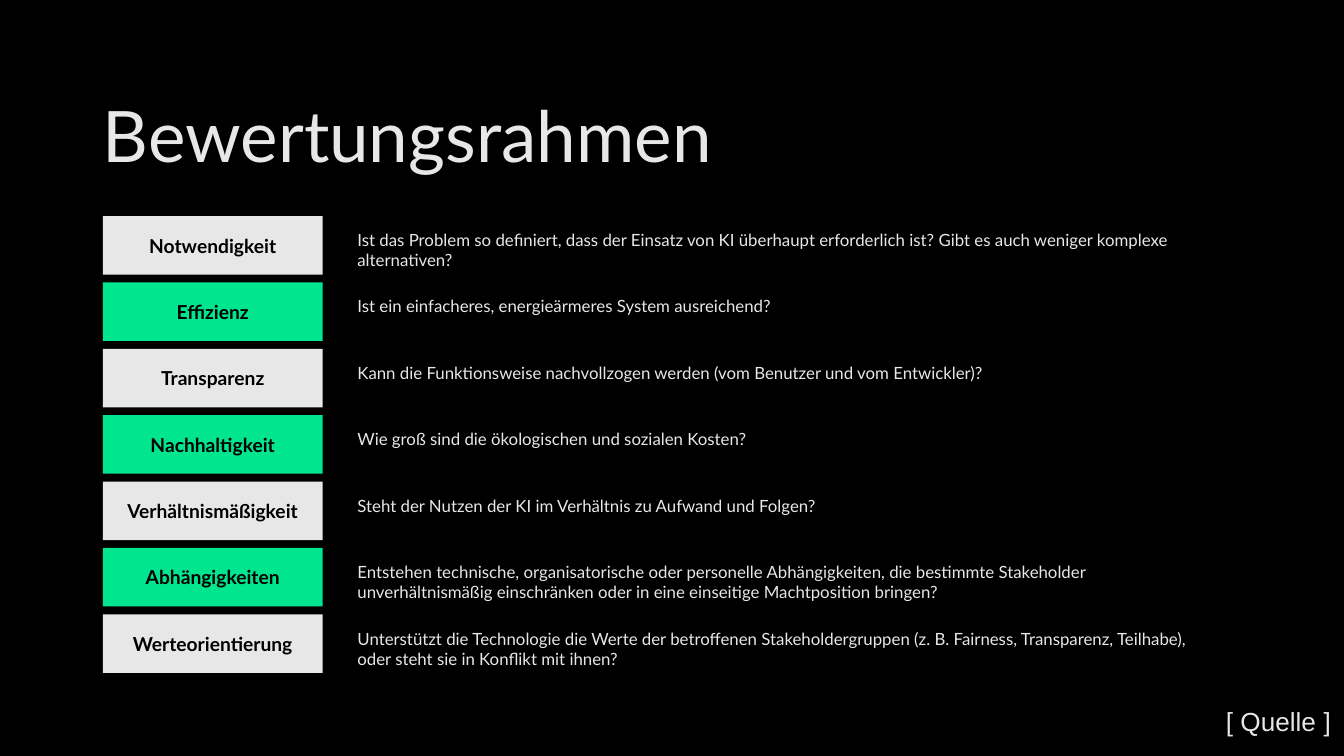
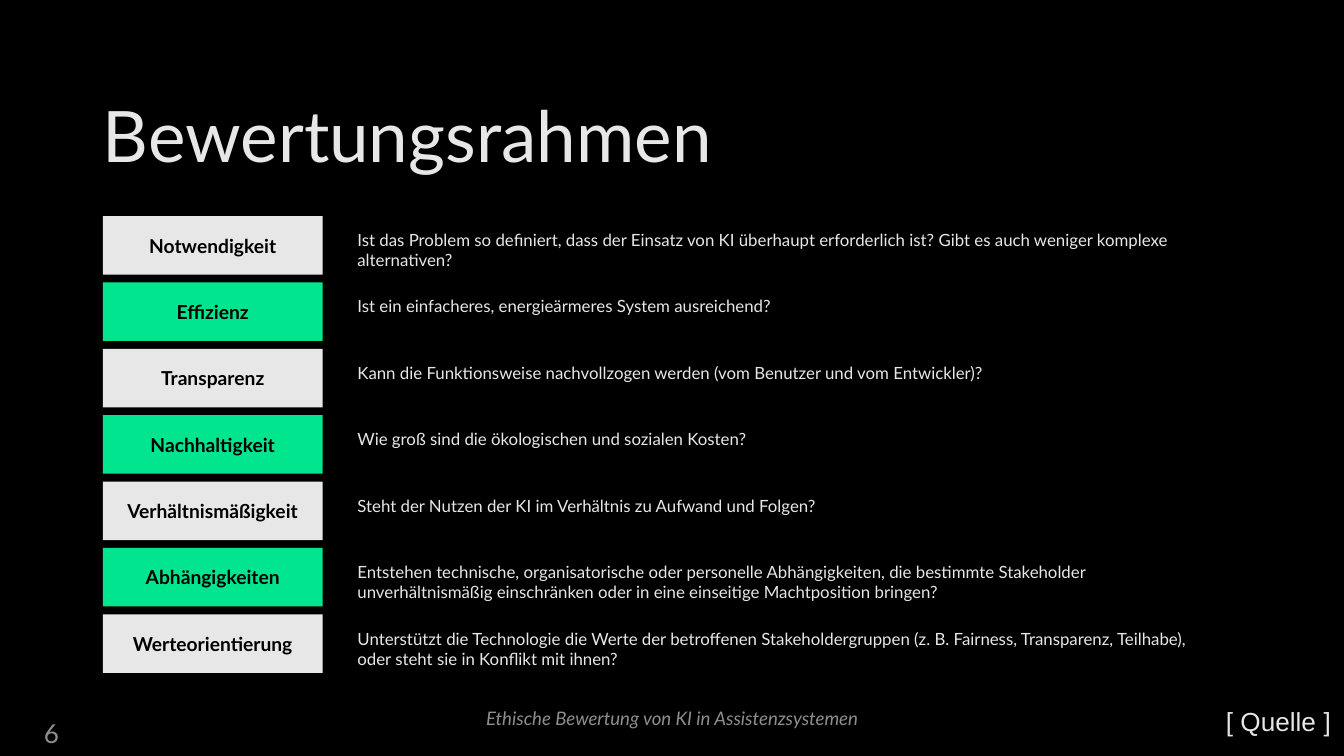
Before and after one commit to ColfrozenlIquid/PP1-HAT, a slide deck: slide 7 of INSORI-presentation.pptx (slide 8 before the commit). Drawn at 1344x756 pixels with LibreOffice and Linux fonts; fonts in the diff are those of the drawing. Boxes give left, top, right and bottom in pixels: in the first picture for what was removed or moved away, otherwise in the second. Text is boxed around its words. In the diff, an @@ line names an element or a change of style, - is before the commit and + after.

```diff
--- a/INSORI-presentation.pptx
+++ b/INSORI-presentation.pptx
@@ text added at bbox=[486, 711, 858, 729], 10 pt, text #8E8E8E, italic @@
+Ethische Bewertung von KI in Assistenzsystemen
@@ text added at bbox=[44, 724, 59, 743], 14 pt, text #8E8E8E @@
+6
```
Also in this commit, not shown: 10 other slides changed, 8 other files.
